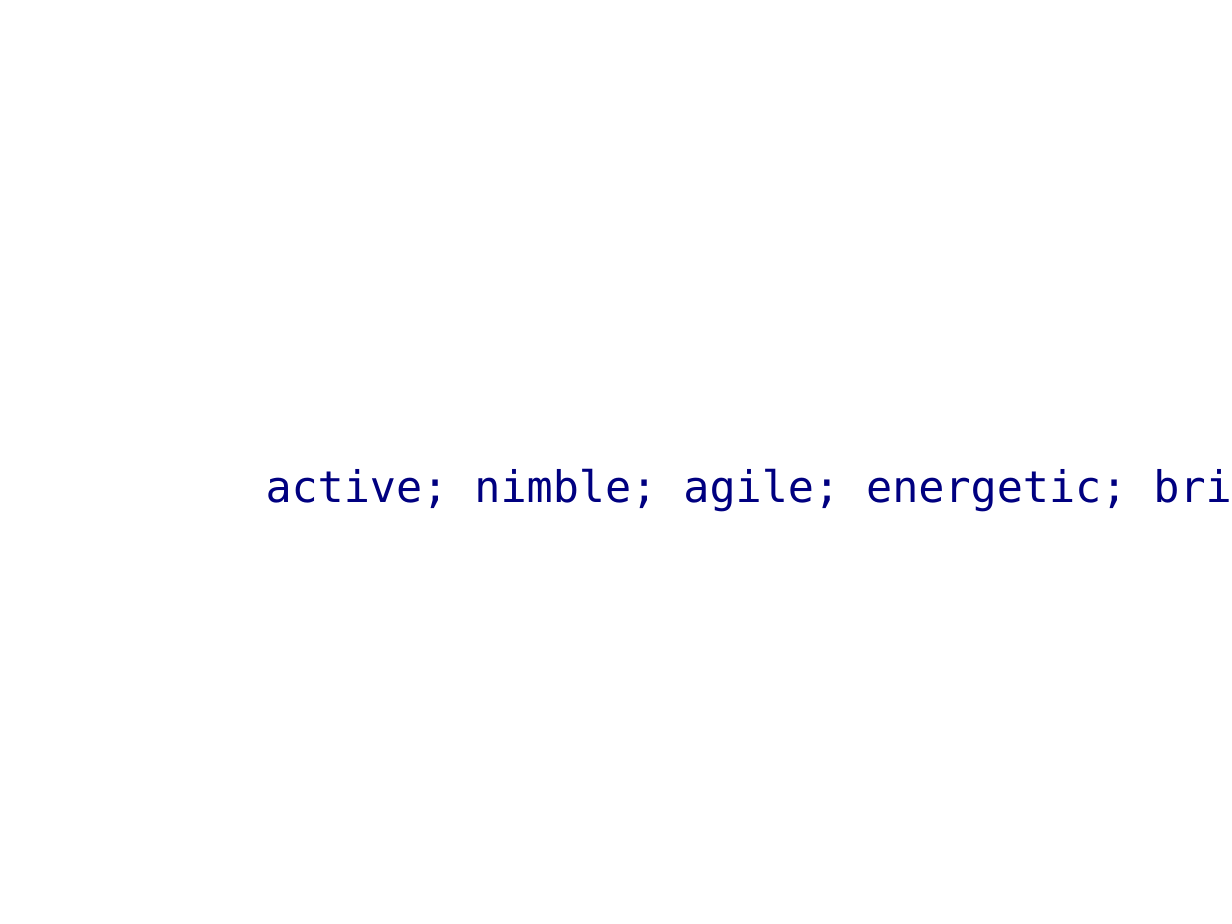
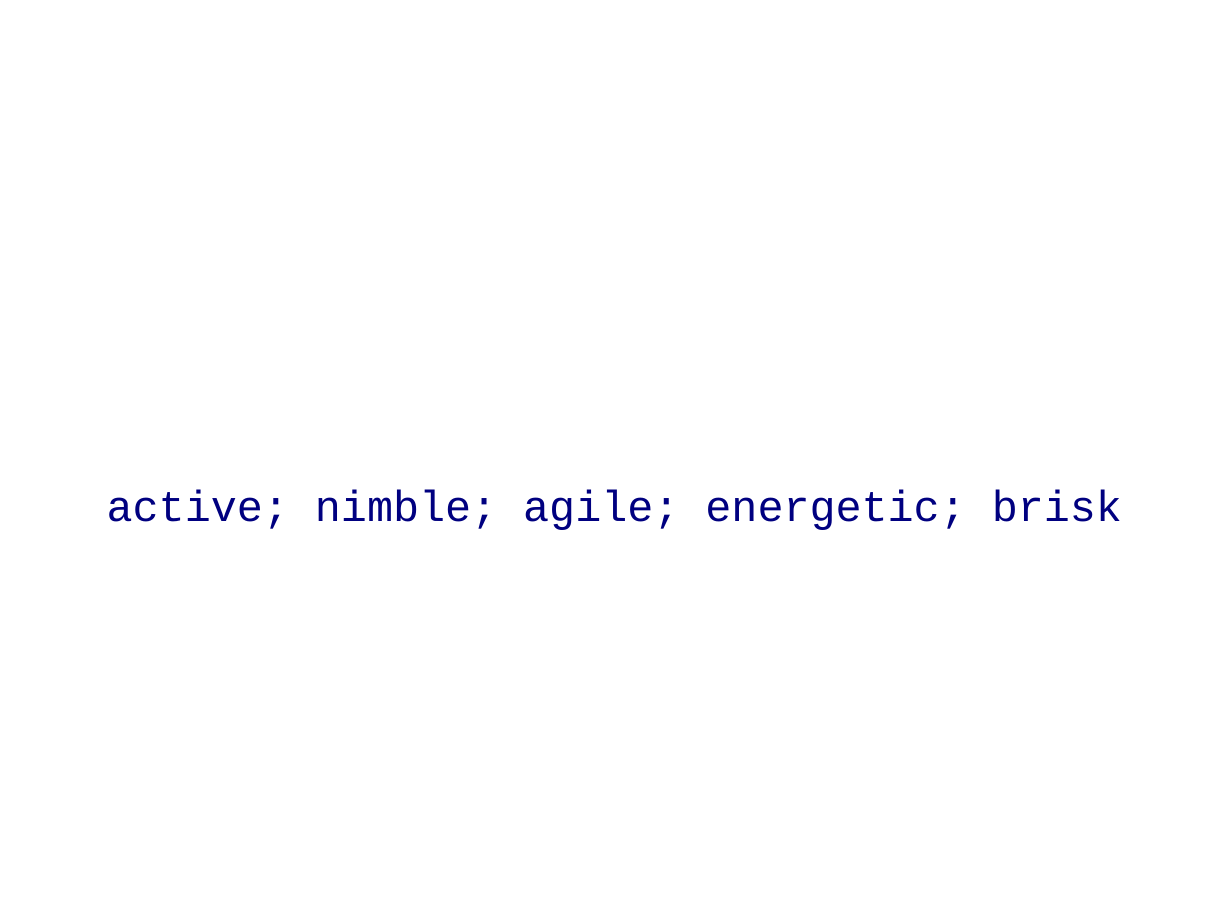
Before and after one commit to ddyngrp/bcit-courses, a slide deck: slide 1 of reports/presentation/spry_presentation.odp. Drawn at 1232x924 pixels with LibreOffice and Linux fonts; fonts in the diff are those of the drawing; background and template pictures are left out. Boxes give left, top, right and bottom in pixels: in the first picture for what was removed or moved away, otherwise in the second. Text is boxed around its words. In the diff, an @@ line names an element or a change of style, - is before the commit and + after.

Commit message:
Fixed fonts

```diff
--- a/reports/presentation/spry_presentation.odp
+++ b/reports/presentation/spry_presentation.odp
@@ text "– adjective, Spry": place and size @@
-text "– adjective, Spry" at box(266, 468, 1127, 512)
+text "– adjective, Spry" at box(107, 362, 1122, 530)
@@ text "– adjective, Spry" at box(107, 362, 1122, 530): font DejaVu Sans Mono to Courier New @@
```
Also in this commit, not shown: 13 other slides changed.
